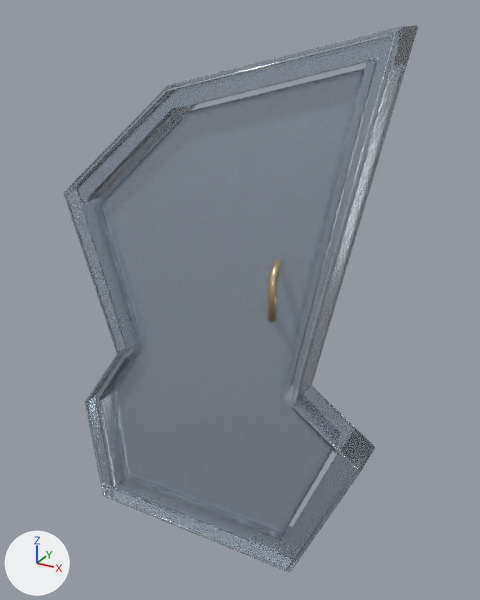
Two versions of the glTF model public/models/doors/fault.glb, one commit apart.
Both versions are drawn from a 50 mm lens placed at (1.88, -3.12, 3.4), pointed at (0.12, 0.09, 1.8). Every picture has the same lights, and +X, +Y and +Z are marked at lower left. The older version comes first. Where no turn or scale is listed for an object, it has been applied to the vertices. Vertices at exactly the same position are counted once.

The scene before the commit, as lines of its bpy script (objects in view):
```python
me_fixed_glassframe_002 = bpy.data.meshes.new('Fixed_GlassFrame.002')
me_fixed_glassframe_002.from_pydata(...)  # 400 vertices, 800 faces; spans x -1.02..1.02, y -0.13..0.13, z 0.05..3.33
me_fixed_glassframe_002.materials.append(mat_door_fault_castglass)  # pale blue #d4e2f3
me_fixed_silverseam_002 = bpy.data.meshes.new('Fixed_SilverSeam.002')
me_fixed_silverseam_002.from_pydata(...)  # 72 vertices, 144 faces; spans x -1.0..0.99, y -0.14..-0.13, z 0.08..3.31
me_fixed_silverseam_002.materials.append(mat_door_satinsilver)  # light grey #d1dee3
me_moving_glassleaf_002 = bpy.data.meshes.new('Moving_GlassLeaf.002')
me_moving_glassleaf_002.from_pydata(...)  # 200 vertices, 396 faces; spans x -0.83..0.83, y -0.05..0.05, z 0.24..3.14
me_moving_glassleaf_002.materials.append(mat_door_fault_leafglass)  # pale blue #d4e2f3
me_moving_polishededge_002 = bpy.data.meshes.new('Moving_PolishedEdge.002')
me_moving_polishededge_002.from_pydata(...)  # 72 vertices, 144 faces; spans x -0.84..0.84, y -0.06..-0.04, z 0.23..3.15
me_moving_polishededge_002.materials.append(mat_door_fault_castglass)  # pale blue #d4e2f3
ob_fixed_glassframe_002 = bpy.data.objects.new('Fixed_GlassFrame.002', me_fixed_glassframe_002)
ob_fixed_glassframe_002.location = (0.0, 0.0, 0.0)
ob_fixed_silverseam_002 = bpy.data.objects.new('Fixed_SilverSeam.002', me_fixed_silverseam_002)
ob_fixed_silverseam_002.location = (0.0, 0.0, 0.0)
ob_moving_glassleaf_002 = bpy.data.objects.new('Moving_GlassLeaf.002', me_moving_glassleaf_002)
ob_moving_glassleaf_002.location = (0.0, 0.0, 0.0)
ob_moving_polishededge_002 = bpy.data.objects.new('Moving_PolishedEdge.002', me_moving_polishededge_002)
ob_moving_polishededge_002.location = (0.0, 0.0, 0.0)
```
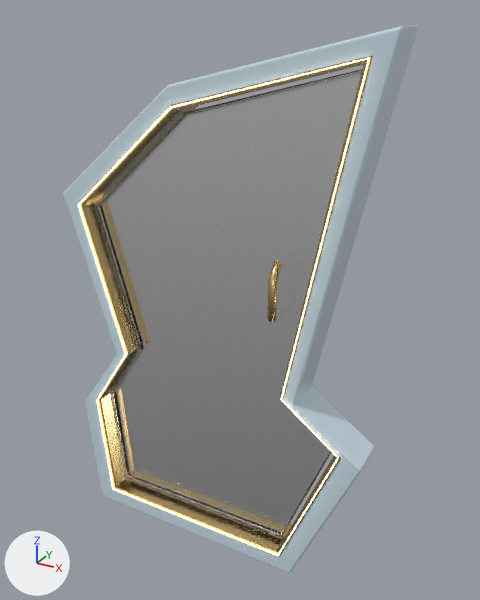
Edits to the bpy script that builds the scene:
```text
Add mat_door_fault_pearlceramic:
    mat_door_fault_pearlceramic = principled_material('Door_fault_PearlCeramic')
    mat_door_fault_pearlceramic.base_color = (0.597, 0.738, 0.823)  # pale blue #cbdfea
    mat_door_fault_pearlceramic.roughness = 0.25
    mat_door_fault_pearlceramic.coat_weight = 0.85
    mat_door_fault_pearlceramic.coat_roughness = 0.14
Change me_moving_glassleaf_002:
    where me_moving_glassleaf_002.from_pydata(...)  # 200 vertices, 396 faces; spans x -0.83..0.83, y -0.05..0.05, z 0.24..3.14
    remove me_moving_glassleaf_002.materials.append(mat_door_fault_leafglass)  # pale blue #d4e2f3
    add me_moving_glassleaf_002.materials.append(mat_door_fault_clearleafglass)  # white #ffffff
Change me_fixed_glassframe_002:
    remove me_fixed_glassframe_002.from_pydata(...)  # 400 vertices, 800 faces; spans x -1.02..1.02, y -0.13..0.13, z 0.05..3.33
    add me_fixed_glassframe_002.from_pydata(...)  # 888 vertices, 1776 faces; spans x -1.02..1.02, y -0.13..0.13, z 0.05..3.33
    me_fixed_glassframe_002 part 1: 57 vertices moved within x -1.02..1.01, y -0.13..0.13, z 0.06..3.33; 4 vertices removed from x -0.87..0.86, y -0.13..0.13, z 2.3..3.19; 492 vertices added at x -1.02..1.02, y -0.13..0.13, z 0.06..3.33
    me_fixed_glassframe_002 part 2: 165 faces spanning x -1.02..1.02, y -0.13..0.13, z 0.05..3.33 switch from mat_door_fault_castglass (pale blue #d4e2f3) to mat_door_fault_pearlceramic (pale blue #cbdfea)
Remove ob_fixed_silverseam_002:
    ob_fixed_silverseam_002 = bpy.data.objects.new('Fixed_SilverSeam.002', me_fixed_silverseam_002)
Add ob_fixed_innerlight_front_002:
    ob_fixed_innerlight_front_002 = bpy.data.objects.new('Fixed_InnerLight_Front.002', me_fixed_innerlight_front_008)  # 72 vertices, 144 faces; spans x -0.89..0.89, y -0.15..-0.14, z 0.18..3.21; in mat_door_warminnerlight (beige #fff0cf, glowing beige #fff0cf)
    ob_fixed_innerlight_front_002.location = (0.0, 0.0, 0.0)
Add ob_fixed_champagnereveal_002:
    ob_fixed_champagnereveal_002 = bpy.data.objects.new('Fixed_ChampagneReveal.002', me_fixed_champagnereveal_008)  # 888 vertices, 1776 faces; spans x -0.9..0.9, y -0.13..0.13, z 0.17..3.21; in mat_door_champagne_pearlfinish (beige #d6b87c)
    ob_fixed_champagnereveal_002.location = (0.0, 0.0, 0.0)
```

Location of each change, (x1, y1, x2, y2) in pixels of the pictures (480 x 600 px):
'Moving_GlassLeaf.002', recoloured: (98, 72, 361, 535) in both
'Fixed_ChampagneReveal.002', added: after (78, 55, 373, 556)
'Fixed_SilverSeam.002', deleted: before (64, 33, 396, 571)
'Fixed_InnerLight_Front.002', added: after (78, 57, 370, 556)
part 1 of me_fixed_glassframe_002, built on: before (63, 25, 418, 552); after (63, 25, 418, 573)
part 2 of me_fixed_glassframe_002, recoloured: (64, 27, 418, 572) in both
